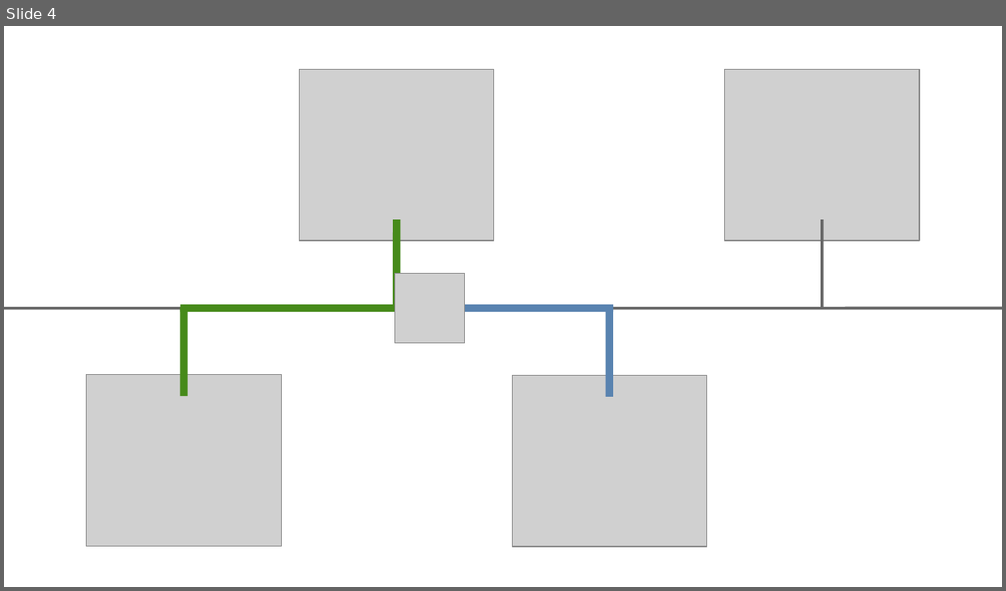
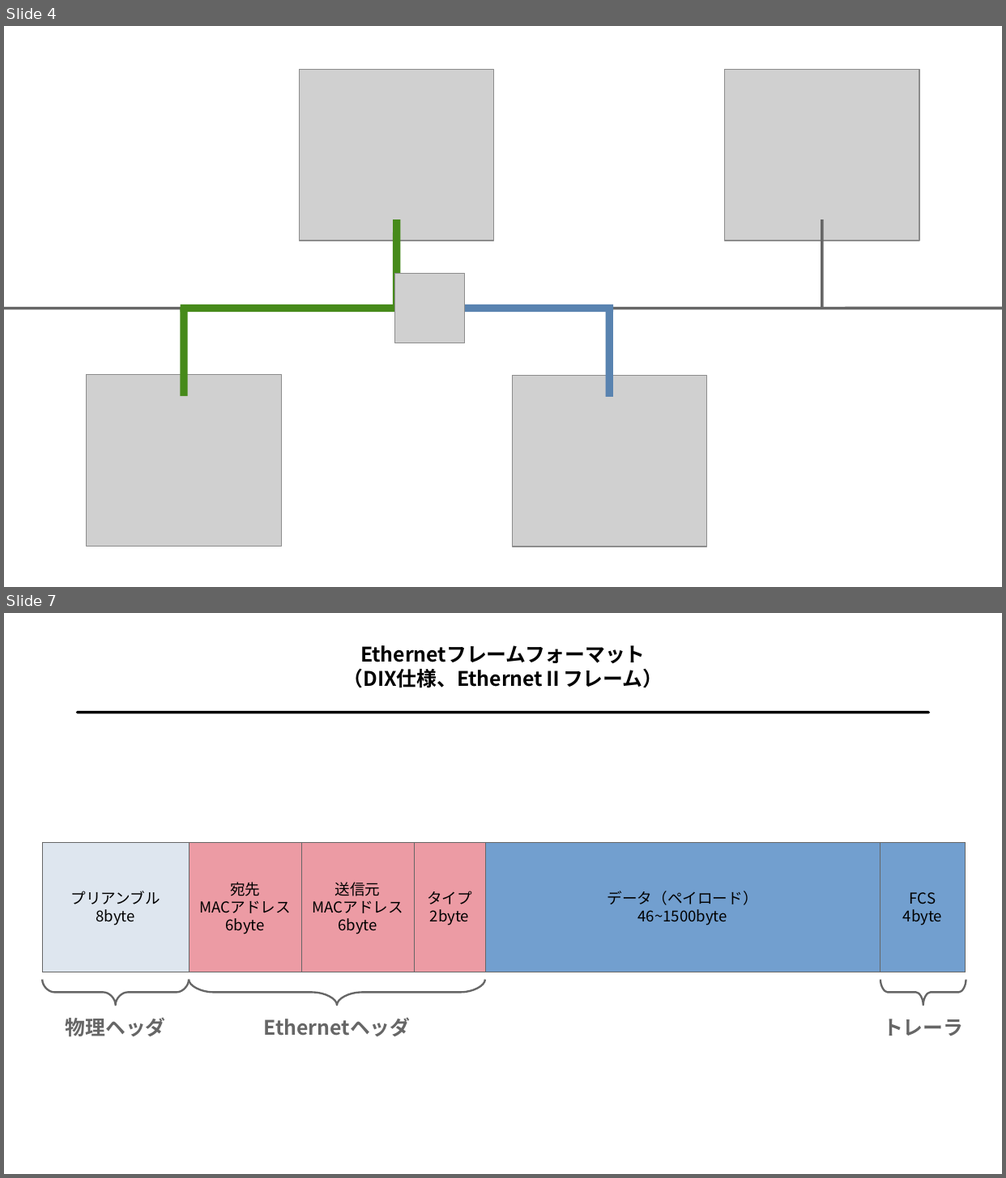
Before and after one commit to ichigo-1125/knowledge, a slide deck: assets/internet.odp. Shown one above the other, each under a label of ours: slide 4 before the commit, slides 4 and 7 after it; the slides between them are not shown. The pictures are 1006x591 and 1006x1178 pixels, drawn with LibreOffice and Linux fonts; fonts in the diff are those of the drawing; grey boxes stand for pictures. Boxes give left, top, right and bottom in pixels: in the first picture for what was removed or moved away, otherwise in the second. Text is boxed around its words. In the diff, an @@ line names an element or a change of style, - is before the commit and + after.

```diff
--- a/assets/internet.odp
+++ b/assets/internet.odp
@@ slide 7 added at (x1=4, y1=613, x2=1002, y2=1174), background #FFFFFF @@
@@ text added at (x1=343, y1=645, x2=663, y2=688), 16 pt, text #000000, bold @@
+Ethernetフレームフォーマット
+（DIX仕様、EthernetⅡフレーム）
@@ line added from (78, 713) to (928, 713), #000000 2.3 pt @@
@@ rectangle added at (x1=42, y1=842, x2=965, y2=972), fill #729FCF, outline #3465A4 0 pt @@
@@ rectangle added at (x1=42, y1=842, x2=189, y2=972), fill #DEE6EF, outline #666666 0 pt, 12 pt, text #000000 @@
+プリアンブル
+8byte
@@ rectangle added at (x1=189, y1=842, x2=301, y2=972), fill #EC9BA4, outline #666666 0 pt, 12 pt, text #000000 @@
+宛先
+MACアドレス
+6byte
@@ rectangle added at (x1=302, y1=842, x2=414, y2=972), fill #EC9BA4, outline #666666 0 pt, 12 pt, text #000000 @@
+送信元
+MACアドレス
+6byte
@@ rectangle added at (x1=414, y1=842, x2=486, y2=972), fill #EC9BA4, outline #666666 0 pt, 12 pt, text #000000 @@
+タイプ
+2byte
@@ rectangle added at (x1=486, y1=842, x2=880, y2=972), fill #729FCF, outline #666666 0 pt, 12 pt, text #000000 @@
+データ（ペイロード）
+46~1500byte
@@ rectangle added at (x1=880, y1=842, x2=965, y2=972), fill #729FCF, outline #666666 0 pt, 12 pt, text #000000 @@
+FCS
+4byte
@@ freeform shape added at (x1=42, y1=980, x2=189, y2=1005), outline #666666 1.5 pt @@
@@ freeform shape added at (x1=189, y1=980, x2=485, y2=1006), outline #666666 1.5 pt @@
@@ freeform shape added at (x1=880, y1=980, x2=965, y2=1005), outline #666666 1.5 pt @@
@@ text added at (x1=66, y1=1018, x2=166, y2=1037), 16 pt, text #666666, bold @@
+物理ヘッダ
@@ text added at (x1=264, y1=1018, x2=411, y2=1037), 16 pt, text #666666, bold @@
+Ethernetヘッダ
@@ text added at (x1=883, y1=1019, x2=963, y2=1037), 16 pt, text #666666, bold @@
+トレーラ
```
Also in this commit, not shown: 5 slides changed, 1 other slide added, 14 other files.
